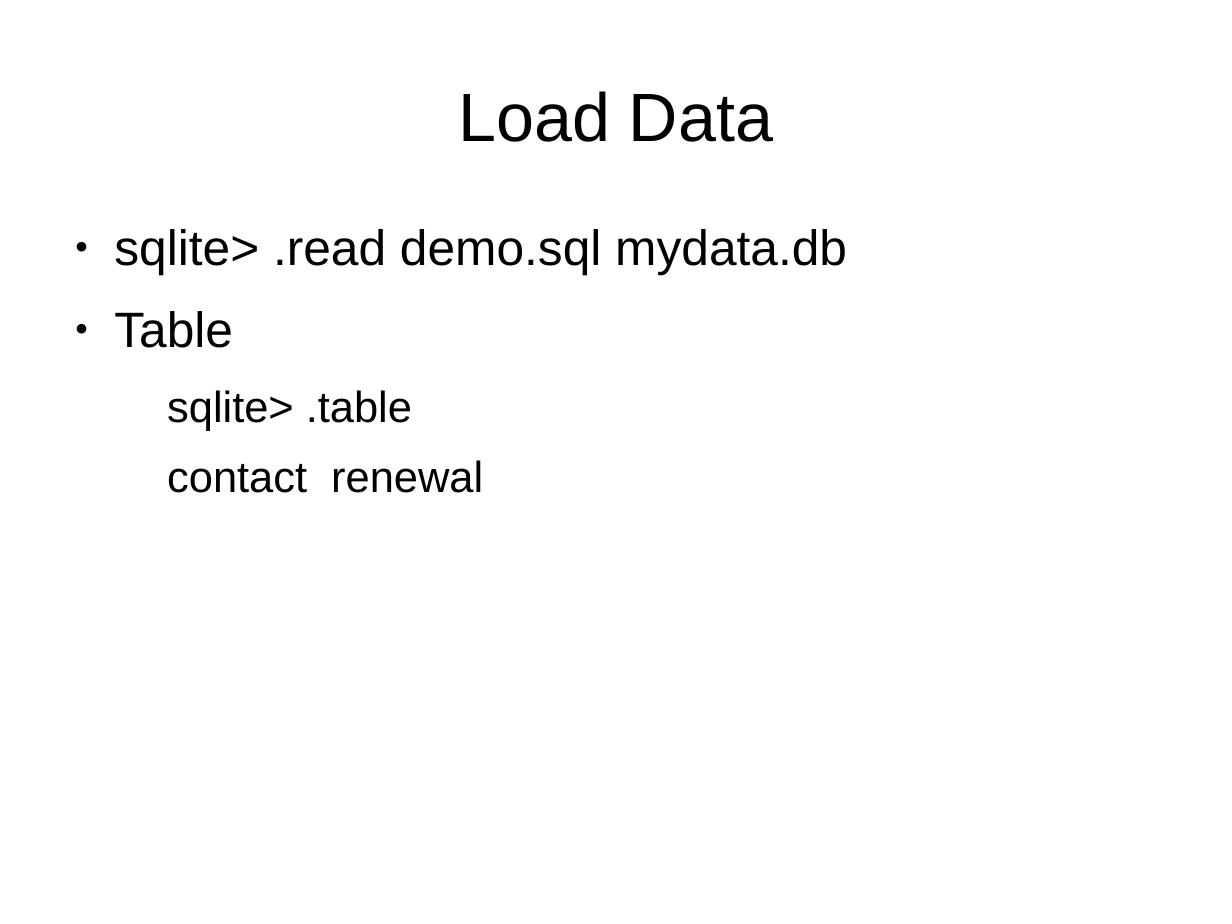
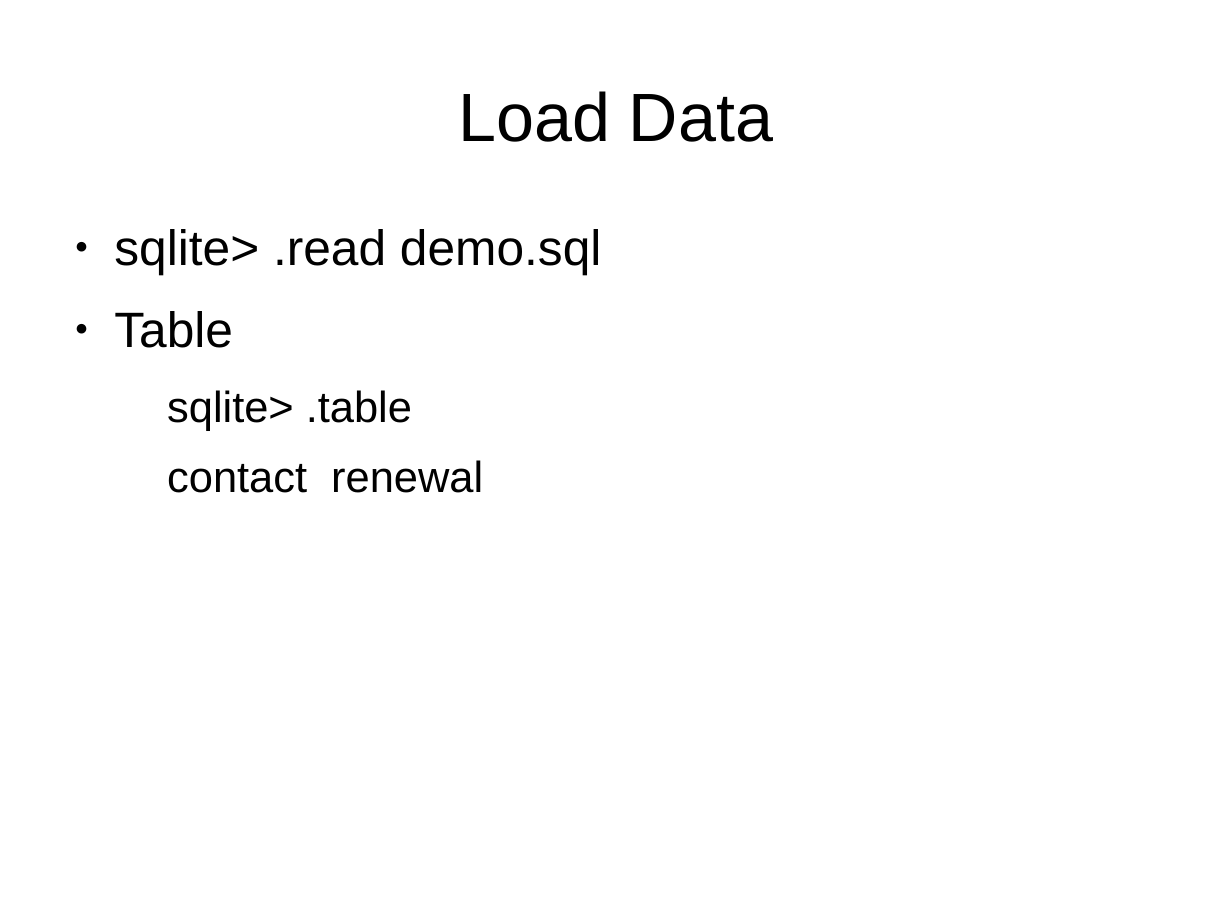
Before and after one commit to Oflameo/intro_to_databases_with_sqlite3, a slide deck: slide 16 of intro_to_databases_with_sqlite3.odp. Drawn at 1232x924 pixels with LibreOffice and Linux fonts; fonts in the diff are those of the drawing. Boxes give left, top, right and bottom in pixels: in the first picture for what was removed or moved away, otherwise in the second. Text is boxed around its words. In the diff, an @@ line names an element or a change of style, - is before the commit and + after.

Commit message:
Fixed error in read command.

```diff
--- a/intro_to_databases_with_sqlite3.odp
+++ b/intro_to_databases_with_sqlite3.odp
@@ text at (114, 229, 601, 275): text changed @@
-● sqlite> .read demo.sql mydata.db
+● sqlite> .read demo.sql
```
